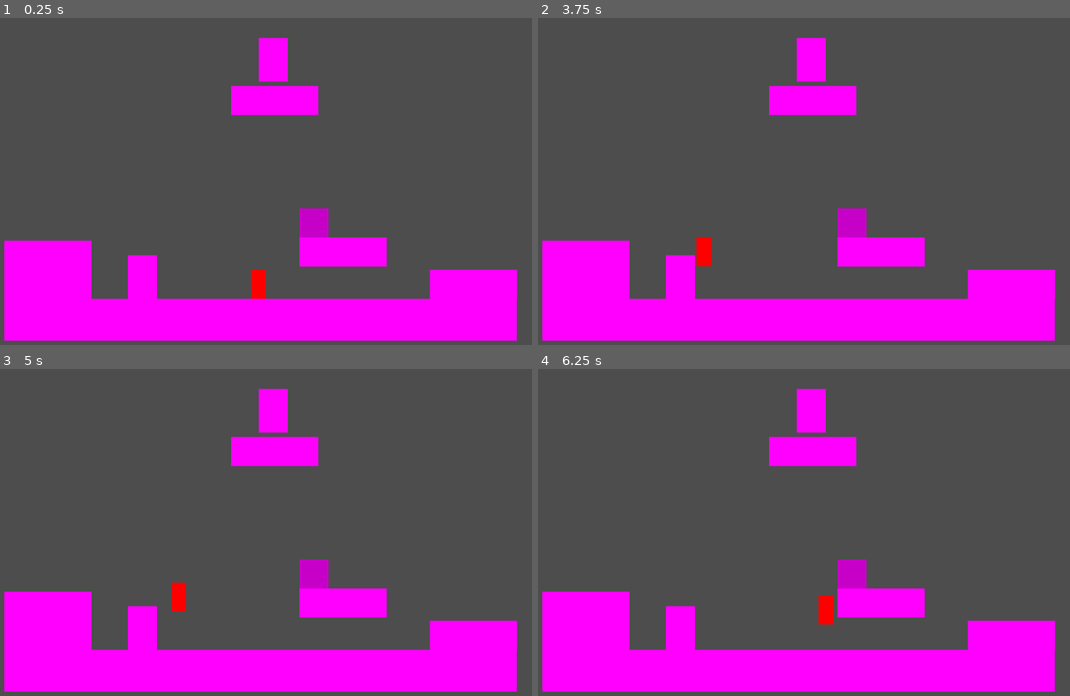
Above: before the commit, frames 1-4 (two rows, left to right).
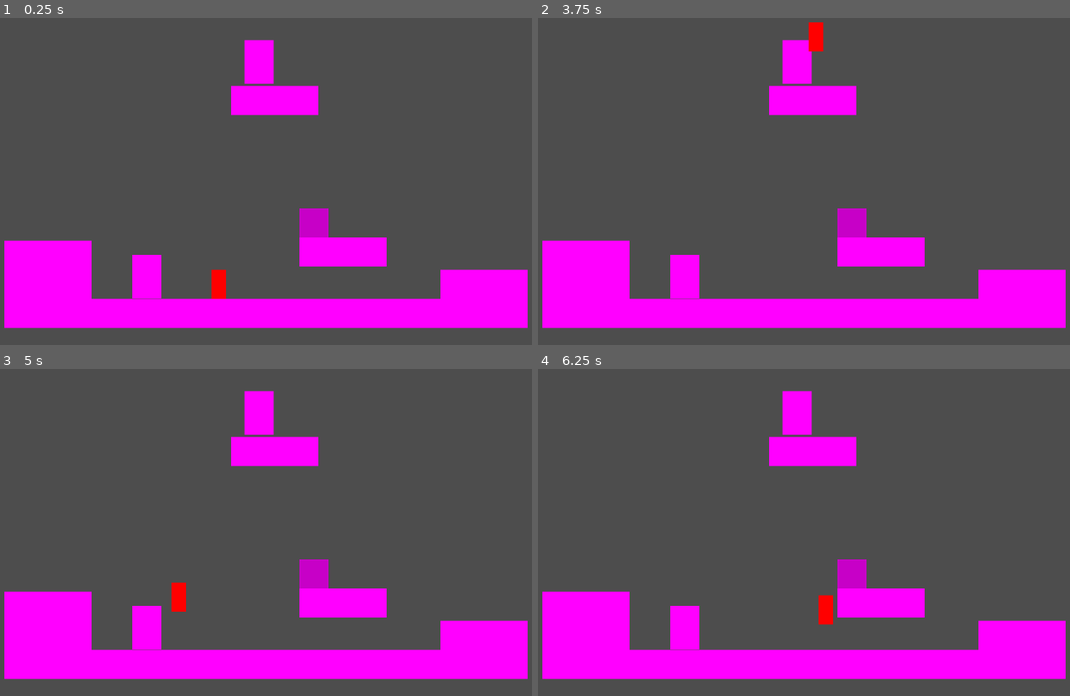
Above: after the commit, the same moments.

Repository: jedim101/2d_platformer
Game: Godot game, scene res://scenes/main.tscn
The game is run twice, just before and just after one commit, with the same random seed, the same clock (stepped at 60 frames per second) and the same inputs.
Inputs:
- Up to frame 1 (0.25 s): no input
- Up to frame 2 (3.75 s): tap Enter at 0.5 s; hold D (move_right) 0.53-2.03 s; tap Space (jump) at 0.77, 1.52, 3.02 s; hold A (move_left) from 2.03 s (still down)
- Up to frame 3 (5 s): tap Space (jump) at 3.77, 4.52 s; release A (move_left) at 4.28 s; hold D (move_right) from 4.28 s (still down)
- Up to frame 4 (6.25 s): keep holding D (move_right); tap Space (jump) at 6.02 s

The runs differ from the first frame. In frame 1, 5.9% of the frame differs, in the area x 0-100%, y 6-99%; in frame 2, 5.8%; in frame 3, 5.4%; in frame 4, 5.4%.
Error before the commit: Parse Error: Expected identifier after "." for attribute access. (res://scenes/portal.gd:15)

Commit message:
portalsgit pushgit push

Diff:
--- a/scenes/main.tscn
+++ b/scenes/main.tscn
@@ -1,40 +1,23 @@
-[gd_scene load_steps=7 format=3 uid="uid://xi2r5qurslhq"]
+[gd_scene load_steps=5 format=3 uid="uid://xi2r5qurslhq"]
 
 [ext_resource type="PackedScene" uid="uid://bl2qxycacwbyd" path="res://scenes/player.tscn" id="1_v1mwn"]
 [ext_resource type="PackedScene" uid="uid://di88ufajyf6hb" path="res://scenes/box.tscn" id="2_ubbqj"]
 [ext_resource type="PackedScene" uid="uid://c66ah3ds3hirg" path="res://scenes/platform.tscn" id="3_hjiv6"]
 [ext_resource type="PackedScene" uid="uid://be5smo81o07df" path="res://scenes/portal.tscn" id="4_n83ho"]
 
-[sub_resource type="PlaceholderTexture2D" id="PlaceholderTexture2D_fbpuu"]
-
-[sub_resource type="RectangleShape2D" id="RectangleShape2D_wktow"]
-size = Vector2(1763, 145)
-
 [node name="Main" type="Node2D"]
 
-[node name="Ground" type="StaticBody2D" parent="."]
-position = Vector2(364, 266)
-
-[node name="Sprite2D" type="Sprite2D" parent="Ground"]
-position = Vector2(600, 1132)
-scale = Vector2(1763, 144)
-texture = SubResource("PlaceholderTexture2D_fbpuu")
-
-[node name="CollisionShape2D" type="CollisionShape2D" parent="Ground"]
-position = Vector2(600.5, 1132.5)
-shape = SubResource("RectangleShape2D_wktow")
-
 [node name="Portal" parent="." instance=ExtResource("4_n83ho")]
-position = Vector2(558, 1251)
+position = Vector2(572, 1250)
 
 [node name="Portal2" parent="." instance=ExtResource("4_n83ho")]
-position = Vector2(1007, 504)
+position = Vector2(959, 511)
 
 [node name="Box" parent="." instance=ExtResource("2_ubbqj")]
 position = Vector2(1148, 1065)
 
 [node name="Platform" parent="." instance=ExtResource("3_hjiv6")]
-position = Vector2(1696, 1276)
+position = Vector2(1733, 1276)
 
 [node name="Platform2" parent="." instance=ExtResource("3_hjiv6")]
 position = Vector2(1247, 1165)
@@ -48,5 +31,9 @@
 [node name="Platform5" parent="." instance=ExtResource("3_hjiv6")]
 position = Vector2(1012, 644)
 
+[node name="Platform6" parent="." instance=ExtResource("3_hjiv6")]
+position = Vector2(983, 1376)
+scale = Vector2(6, 1)
+
 [node name="Player" parent="." instance=ExtResource("1_v1mwn")]
-position = Vector2(956, 1326)
+position = Vector2(820, 1306)
--- a/scenes/player.tscn
+++ b/scenes/player.tscn
@@ -1,12 +1,9 @@
-[gd_scene load_steps=5 format=3 uid="uid://bl2qxycacwbyd"]
+[gd_scene load_steps=4 format=3 uid="uid://bl2qxycacwbyd"]
 
 [ext_resource type="Script" path="res://scenes/player.gd" id="1_76ret"]
 [ext_resource type="Texture2D" uid="uid://ug7svm2b1mo1" path="res://assets/red.png" id="1_w5xo1"]
 
 [sub_resource type="RectangleShape2D" id="RectangleShape2D_dtwbi"]
-
-[sub_resource type="RectangleShape2D" id="RectangleShape2D_fog1g"]
-size = Vector2(50, 100)
 
 [node name="Player" type="CharacterBody2D"]
 script = ExtResource("1_76ret")
@@ -19,9 +16,3 @@
 [node name="Sprite2D" type="Sprite2D" parent="."]
 position = Vector2(0, -50)
 texture = ExtResource("1_w5xo1")
-
-[node name="Area2D" type="Area2D" parent="."]
-
-[node name="CollisionShape2D" type="CollisionShape2D" parent="Area2D"]
-position = Vector2(0, -50)
-shape = SubResource("RectangleShape2D_fog1g")
--- a/scenes/portal.gd
+++ b/scenes/portal.gd
@@ -2,16 +2,17 @@
 
 var disabled = false
 
-func _on_area_entered(area):
-	if disabled:
-		print("disabled")
-		return
+func _on_body_entered(body):
+	for portal in get_tree().get_nodes_in_group("portal"):
+		if self != portal:
+			if portal.disabled:
+				break
 
-	print("hello")
-	for portal in get_tree().get_nodes_in_group("portal"):
-		print(portal)
-		if self != portal:
-			print(portal.global_position)
-			area. = portal.position
+			disabled = true
 
-	disabled = true
+			body.global_position = portal.global_position - (global_position - body.global_position)
+
+			await get_tree().create_timer(0.1).timeout
+			disabled = false
+
+			break
--- a/scenes/portal.tscn
+++ b/scenes/portal.tscn
@@ -17,4 +17,4 @@
 [node name="CollisionShape2D" type="CollisionShape2D" parent="."]
 shape = SubResource("RectangleShape2D_qlicv")
 
-[connection signal="area_entered" from="." to="." method="_on_area_entered"]
+[connection signal="body_entered" from="." to="." method="_on_body_entered"]
